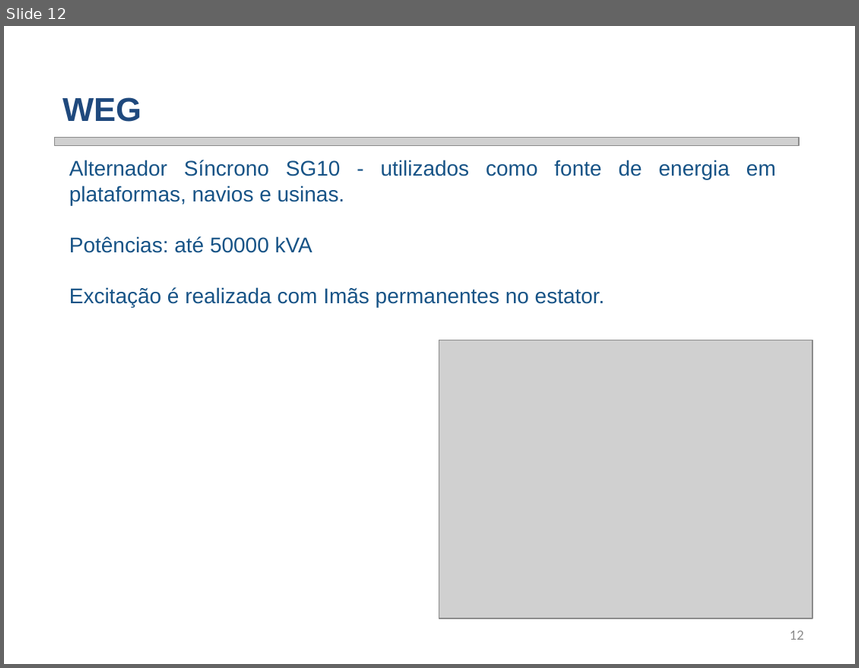
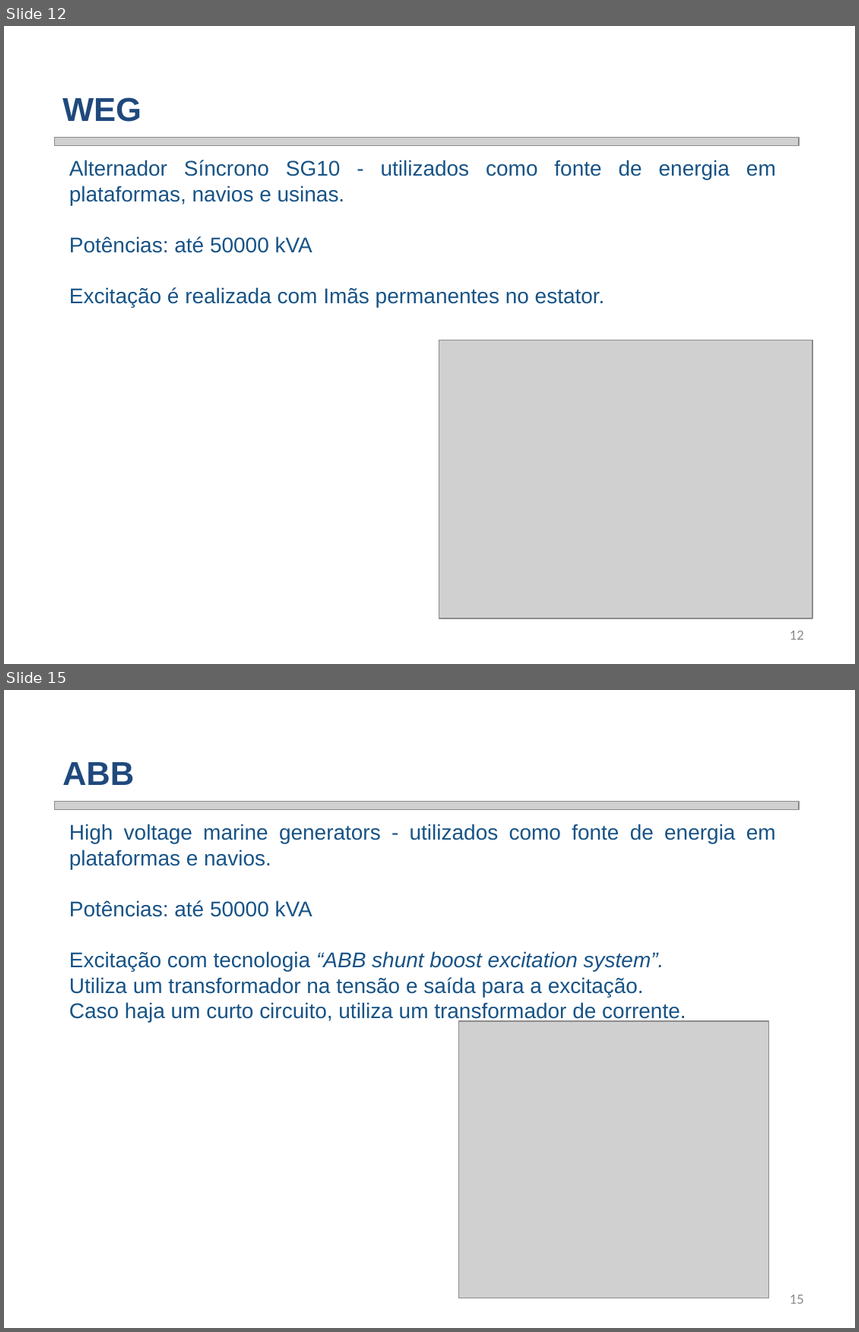
Before and after one commit to smarley2/SGR, a slide deck: Fábio/Moto geradores/SGR - Prof Fábio - Moto geradores.pptx. Shown one above the other, each under a label of ours: slide 12 before the commit, slides 12 and 15 after it; the slides between them are not shown. The pictures are 859x668 and 859x1332 pixels, drawn with LibreOffice and Linux fonts; fonts in the diff are those of the drawing; grey boxes stand for pictures; background and template pictures are left out. Boxes give left, top, right and bottom in pixels: in the first picture for what was removed or moved away, otherwise in the second. Text is boxed around its words. In the diff, an @@ line names an element or a change of style, - is before the commit and + after.

```diff
--- a/Fábio/Moto geradores/SGR - Prof Fábio - Moto geradores.pptx
+++ b/Fábio/Moto geradores/SGR - Prof Fábio - Moto geradores.pptx
@@ slide 15 added at [4, 690, 855, 1328], background picture (left out) @@
@@ text added at [63, 762, 134, 785], 28 pt, text #1F497D, bold @@
+ABB
@@ picture added at [54, 802, 799, 810] @@
@@ text added at [69, 824, 776, 1023], 18 pt, text #175386 @@
+  High voltage marine generators - utilizados como fonte de energia em plataformas e navios.
+  Potências: até 50000 kVA
+  Excitação com tecnologia “ABB shunt boost excitation system”.
+  Utiliza um transformador na tensão e saída para a excitação.
+  Caso haja um curto circuito, utiliza um transformador de corrente.
@@ picture added at [458, 1021, 769, 1298] @@
@@ page number added at [790, 1295, 804, 1304], 12 pt, text #8C8C8C @@
+15
```
Also in this commit, not shown: 2 slides changed, 3 other slides added, 1 other file.
